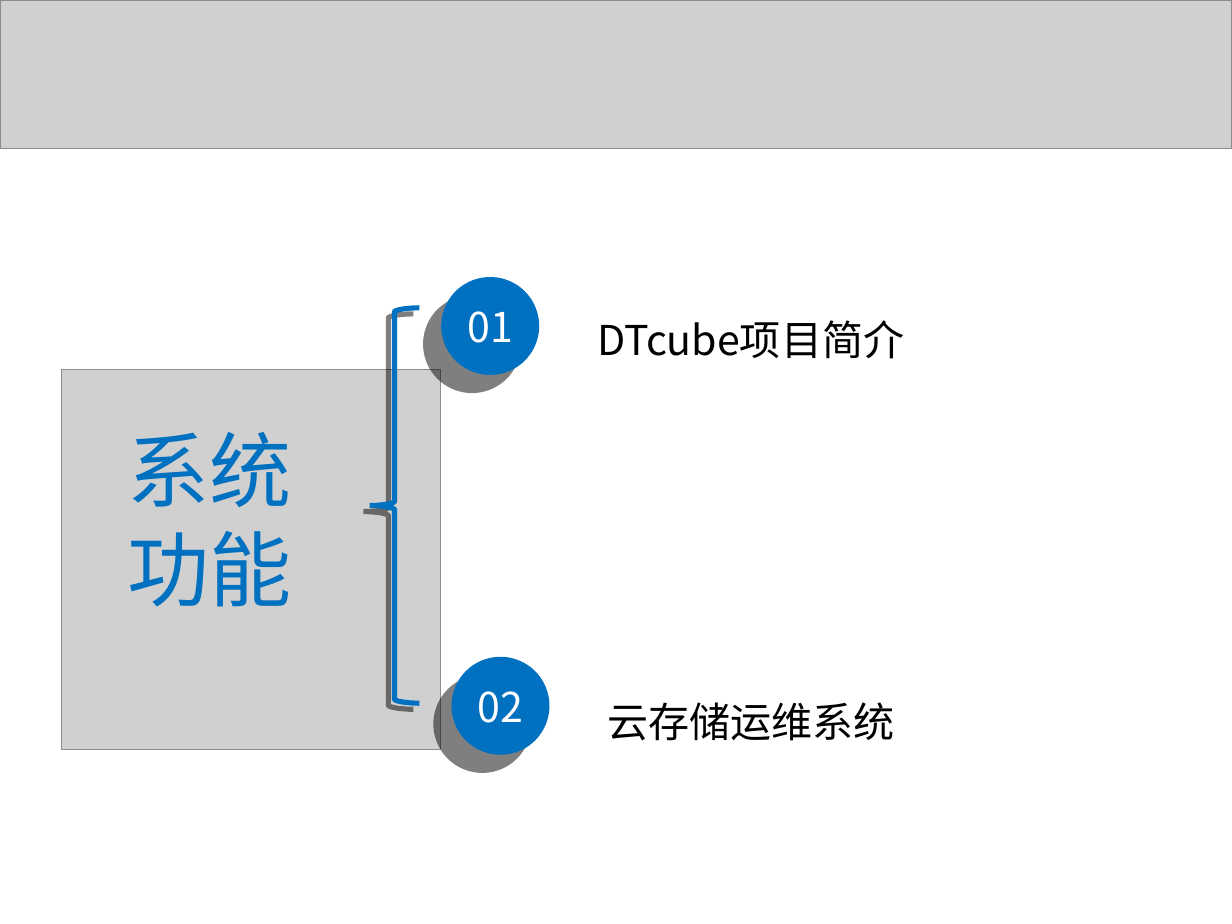
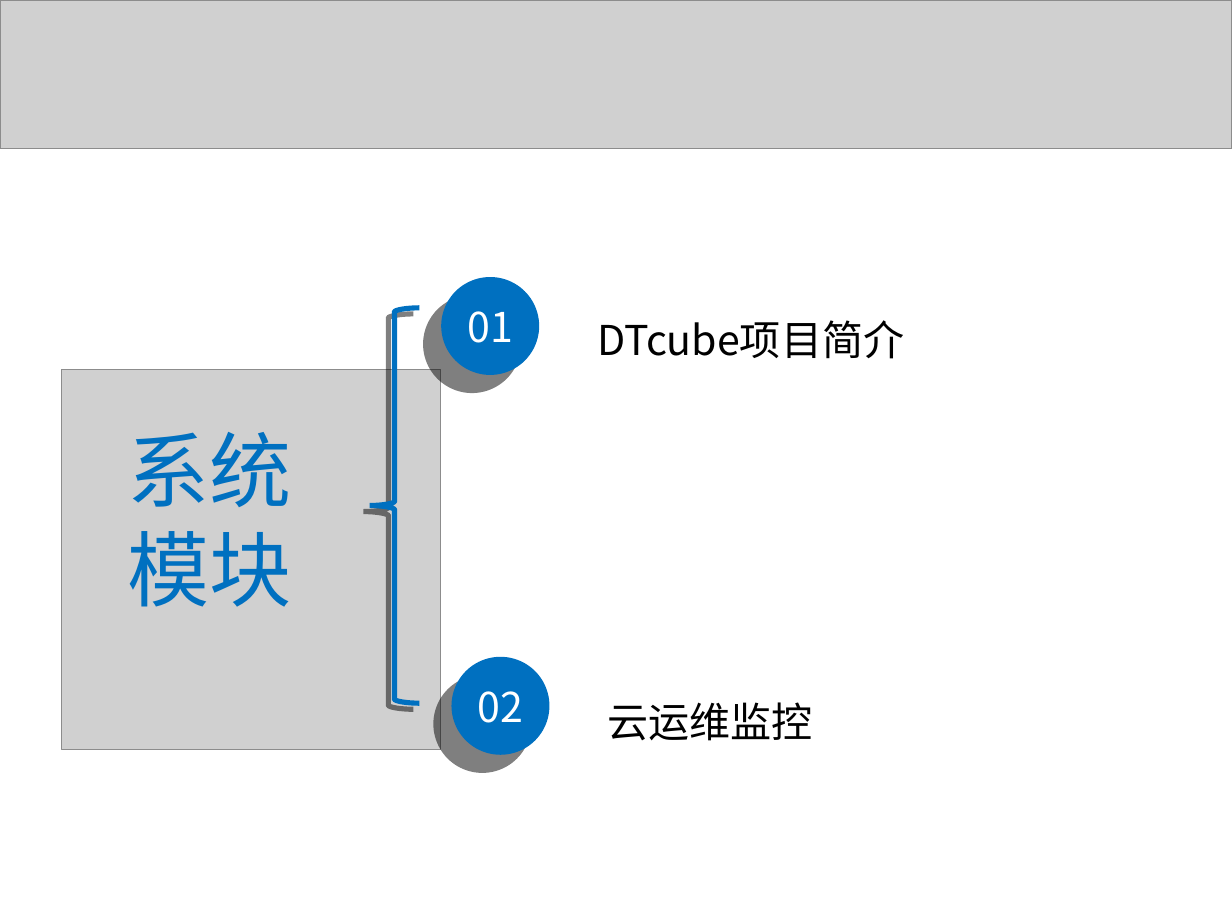
Before and after one commit to liaoliaoanxiao/mediumRepy, a slide deck: slide 8 of 论文/SA14226355孙君伟答辩.ppt (slide 5 before the commit). Drawn at 1232x924 pixels with LibreOffice and Linux fonts; fonts in the diff are those of the drawing; grey boxes stand for pictures. Boxes give left, top, right and bottom in pixels: in the first picture for what was removed or moved away, otherwise in the second. Text is boxed around its words. In the diff, an @@ line names an element or a change of style, - is before the commit and + after.

```diff
--- a/论文/SA14226355孙君伟答辩.ppt
+++ b/论文/SA14226355孙君伟答辩.ppt
@@ text at [128,531,292,607]: text changed @@
-功能
+模块
@@ text at [608,702,813,741]: text changed @@
-云存储运维系统
+云运维监控
```
Also in this commit, not shown: 4 other slides changed, 13 slides added, 17 slides removed, 1 other file.
